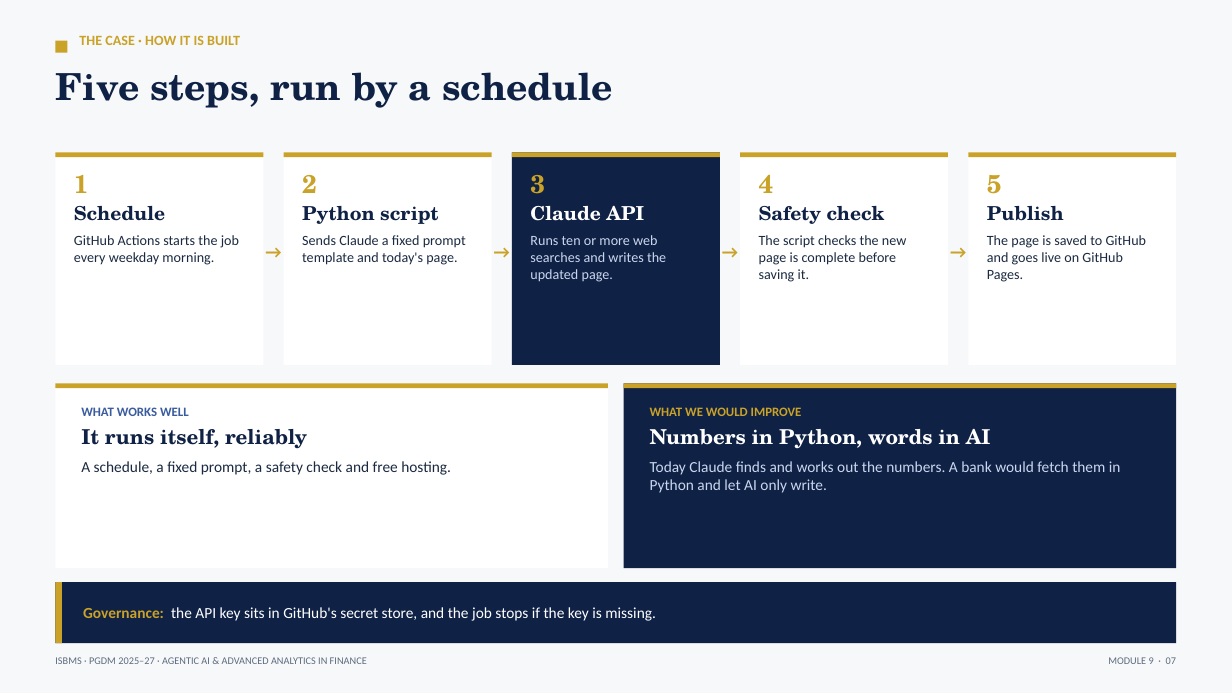
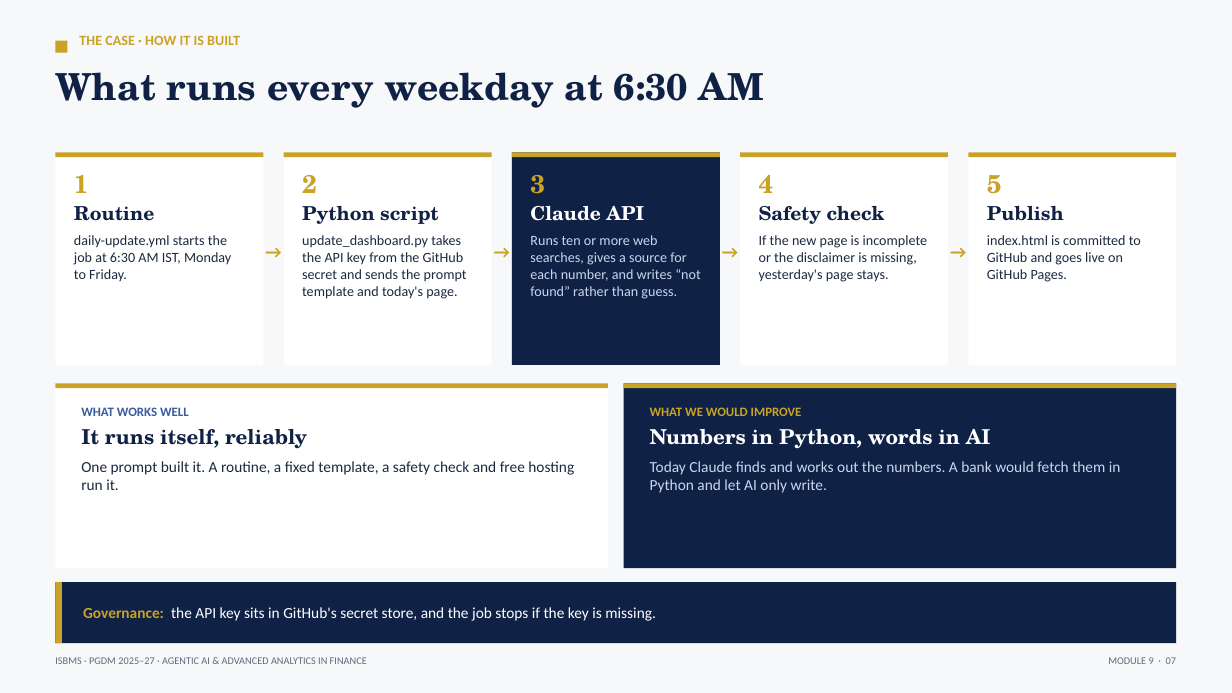
Before and after one commit to tejasgjadhav/AIFINANCE, a slide deck: slide 7 of slides/Module-09-Market-Commentary-and-Dashboards.pptx. Drawn at 1232x693 pixels with LibreOffice and Linux fonts; fonts in the diff are those of the drawing. Boxes give left, top, right and bottom in pixels: in the first picture for what was removed or moved away, otherwise in the second. Text is boxed around its words. In the diff, an @@ line names an element or a change of style, - is before the commit and + after.

```diff
--- a/slides/Module-09-Market-Commentary-and-Dashboards.pptx
+++ b/slides/Module-09-Market-Commentary-and-Dashboards.pptx
@@ text at (55,72,764,108): text changed @@
-Five steps, run by a schedule
+What runs every weekday at 6:30 AM
@@ text at (74,206,231,282): text changed @@
-Schedule
-GitHub Actions starts the job every weekday morning.
+Routine
+daily-update.yml starts the job at 6:30 AM IST, Monday to Friday.
@@ text at (302,235,467,299): text changed @@
-Sends Claude a fixed prompt template and today's page.
+update_dashboard.py takes the API key from the GitHub secret and sends the prompt template and today's page.
@@ text at (530,235,701,299): text changed @@
-Runs ten or more web searches and writes the updated page.
+Runs ten or more web searches, gives a source for each number, and writes “not found” rather than guess.
@@ text at (759,235,928,282): text changed @@
-The script checks the new page is complete before saving it.
+If the new page is incomplete or the disclaimer is missing, yesterday's page stays.
@@ text at (987,235,1141,282): text changed @@
-The page is saved to GitHub and goes live on GitHub Pages.
+index.html is committed to GitHub and goes live on GitHub Pages.
@@ text at (81,461,574,490): text changed @@
-A schedule, a fixed prompt, a safety check and free hosting.
+One prompt built it. A routine, a fixed template, a safety check and free hosting run it.
```
Also in this commit, not shown: 1 other slide changed, 1 other file.
